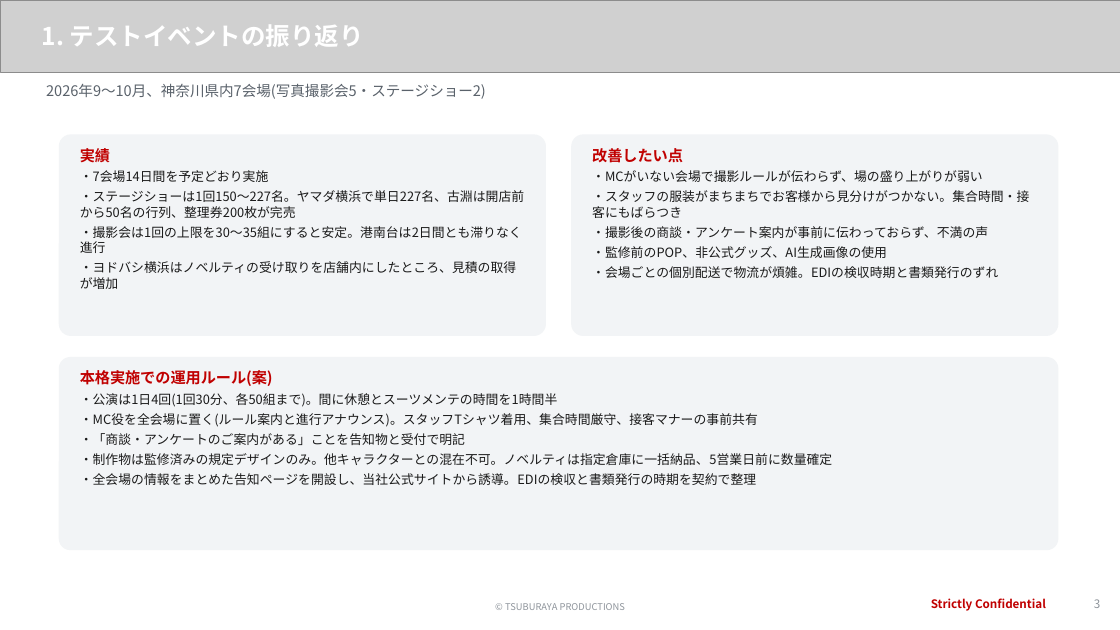
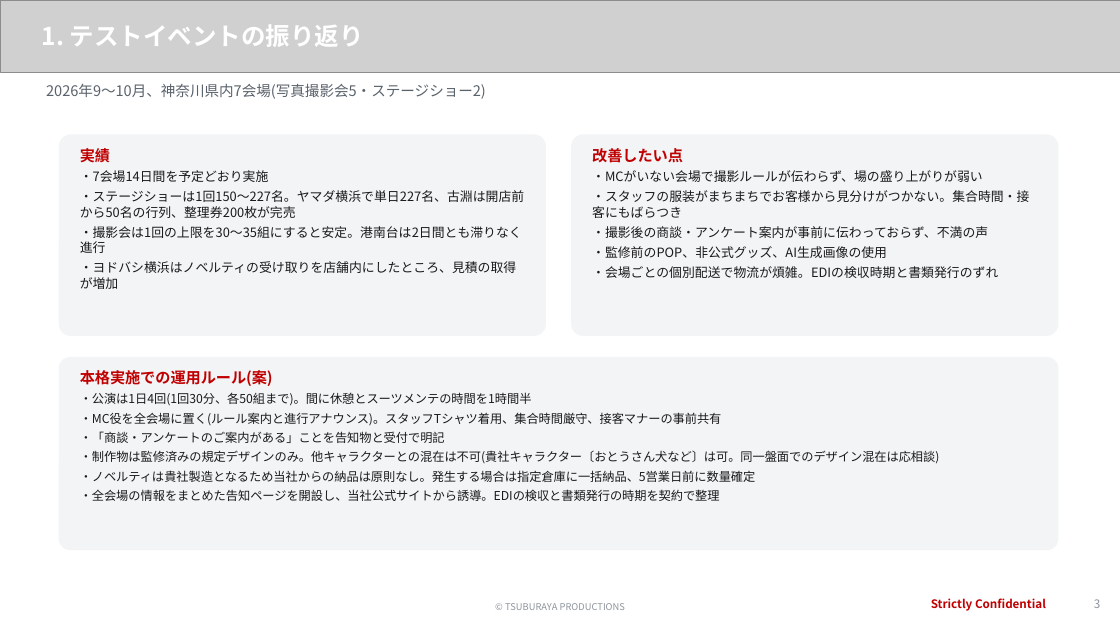
Before and after one commit to hayatoshintani-spe/kessho-lens, a slide deck: slide 3 of docs/proposals/softbank-ultraman-caravan/SB様提示用_1022ミーティング資料.pptx. Drawn at 1120x630 pixels with LibreOffice and Linux fonts; fonts in the diff are those of the drawing; grey boxes stand for pictures. Boxes give left, top, right and bottom in pixels: in the first picture for what was removed or moved away, otherwise in the second. Text is boxed around its words. In the diff, an @@ line names an element or a change of style, - is before the commit and + after.

```diff
--- a/docs/proposals/softbank-ultraman-caravan/SB様提示用_1022ミーティング資料.pptx
+++ b/docs/proposals/softbank-ultraman-caravan/SB様提示用_1022ミーティング資料.pptx
@@ text at (80, 392, 722, 501): size 11 to 10.5 pt in "・公演は1日4回(1回30分、各50組まで)。間に休憩とスーツメンテの時間を1時間半", "・MC役を全会場に置く(ルール案内と進行アナウンス)。スタッフTシャツ着用、集合時間厳守、接客マナーの事前共有", "・「商談・アンケートのご案内がある」ことを告知物と受付で明記", "・全会場の情報をまとめた告知ページを開設し、当社公式サイトから誘導。EDIの検収と書類発行の時期を契約で整理" @@
@@ text at (80, 450, 940, 482): text changed; size 11 to 10.5 pt @@
-・制作物は監修済みの規定デザインのみ。他キャラクターとの混在不可。ノベルティは指定倉庫に一括納品、5営業日前に数量確定
+・制作物は監修済みの規定デザインのみ。他キャラクターとの混在は不可(貴社キャラクター〔おとうさん犬など〕は可。同一盤面でのデザイン混在は応相談)
+・ノベルティは貴社製造となるため当社からの納品は原則なし。発生する場合は指定倉庫に一括納品、5営業日前に数量確定
```
Also in this commit, not shown: 3 other slides changed, 8 other files.
